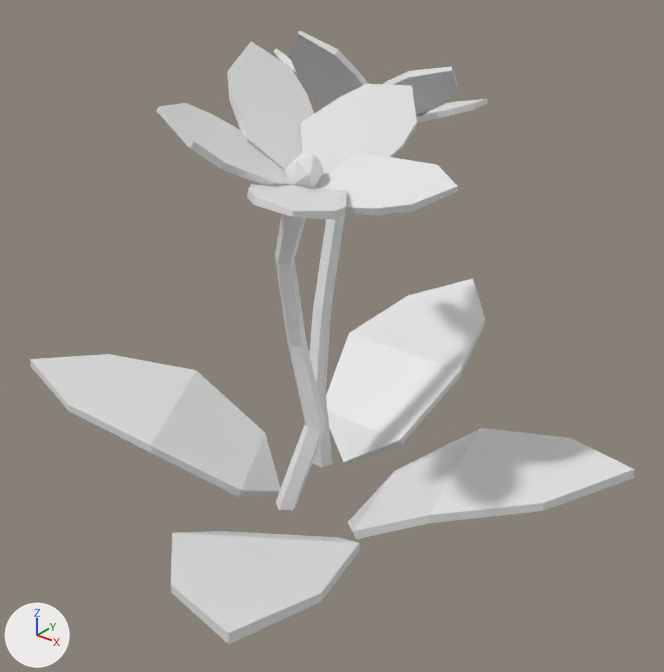
The FBX model Assets/Models/flower_2.fbx as it was, and as the next commit left it.
Before and after are seen from a 50 mm lens placed at (0.223, -0.257, 0.224), pointed at (0.018, -0.001, 0.066). Lighting does not change. The marker at lower left points along +X, +Y and +Z. Where no turn or scale is listed for an object, it has been applied to the vertices.

Names of what the first picture shows: 'flower'.
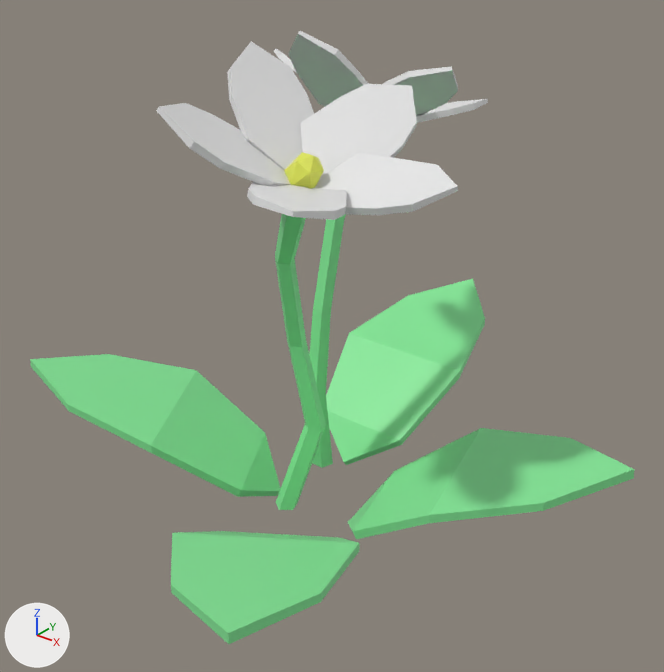
Where the change shows, as pixel boxes [x1, y1, x2, y2] in the pictures (664 x 672 px):
part 1 of me_cube, recoloured (white to green)
    both: [312, 333, 460, 468]
part 2 of me_cube, recoloured (white to green)
    both: [313, 214, 346, 312]
part 3 of me_cube, recoloured (white to green)
    both: [350, 279, 485, 378]
part 4 of me_cube, recoloured (white to green)
    both: [309, 310, 331, 396]
part 5 of me_cube, recoloured (white to green)
    both: [171, 531, 360, 644]
part 6 of me_cube, recoloured (white to green)
    both: [30, 354, 281, 497]
part 7 of me_cube, recoloured (white to green)
    both: [275, 214, 326, 510]
part 8 of me_cube, recoloured (white to yellow)
    both: [284, 152, 324, 188]
part 9 of me_cube, recoloured (white to green)
    both: [348, 428, 634, 539]

Diff of the bpy script that builds the scene:
```diff
--- a/Assets/Models/flower_2.fbx.py
+++ b/Assets/Models/flower_2.fbx.py
@@ mat_centre2 @@
+mat_centre2 = principled_material('centre2')
+mat_centre2.base_color = (0.741, 0.8, 0.0912)  # yellow #dfe755
@@ mat_petals2 @@
+mat_petals2 = principled_material('petals2')
+mat_petals2.base_color = (0.8, 0.8, 0.8)  # white #e7e7e7
@@ mat_green @@
+mat_green = principled_material('green')
+mat_green.base_color = (0.23, 0.8, 0.31)  # green #84e797
+mat_green.roughness = 0.4
@@ me_cube @@
 me_cube.from_pydata(...)  # 316 vertices, 240 faces; spans x -0.102..0.137, y -0.126..0.139, z -0.019..0.179
 # used by ob_flower; location = (-0.0009, 0.0008, -0.0006)
-me_cube.materials.append(mat_material_010)  # white #e7e7e7
-me_cube.materials.append(mat_material_011)  # white #e7e7e7
-me_cube.materials.append(mat_material_012)  # white #e7e7e7
-me_cube.materials.append(mat_material_013)  # white #e7e7e7
-me_cube.materials.append(mat_material_014)  # white #e7e7e7
-me_cube.materials.append(mat_material_034)  # white #e7e7e7
-me_cube.materials.append(mat_material_033)  # white #e7e7e7
-me_cube.materials.append(mat_material_020)  # white #e7e7e7
-me_cube.materials.append(mat_material_019)  # white #e7e7e7
-me_cube.materials.append(mat_material_018)  # white #e7e7e7
+# me_cube part 1: 14 of the faces centred in x -0.027..0.029, y 0.008..0.058, z -0.01..0.012 switch from mat_material (white #e7e7e7) to mat_green (green #84e797)
+# me_cube part 2: 11 of the faces centred in x -0.003..0.004, y 0.015..0.043, z 0.086..0.141 switch from mat_material (white #e7e7e7) to mat_green (green #84e797)
+# me_cube part 3: 8 of the faces centred in x -0.027..0.029, y 0.093..0.125, z 0.026..0.037 switch from mat_material (white #e7e7e7) to mat_green (green #84e797)
+# me_cube part 4: 5 of the faces centred in x -0.002..0.004, y 0.008..0.015, z 0.048..0.049 switch from mat_material (white #e7e7e7) to mat_green (green #84e797)
+# me_cube part 5: all 16 faces that had it switch from mat_material_026 (white #e7e7e7) to mat_green (green #84e797)
+# me_cube part 6: all 16 faces that had it switch from mat_material_027 (white #e7e7e7) to mat_green (green #84e797)
+# me_cube part 7: 22 of the faces centred in x 0.009..0.035, y -0.037..-0.011, z -0.008..0.141 switch from mat_material_035 (white #e7e7e7) to mat_green (green #84e797)
+# me_cube part 8: 16 of the faces centred in x 0.032..0.041, y -0.042..-0.032, z 0.14..0.149 switch from mat_material_035 (white #e7e7e7) to mat_centre2 (yellow #dfe755)
+# me_cube part 9: all 16 faces that had it switch from mat_material_059 (white #e7e7e7) to mat_green (green #84e797)
+me_cube.materials.append(mat_petals2)  # white #e7e7e7
```
